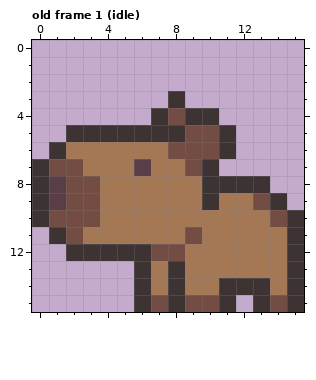
Pixel-art file, stored at transference/characters/players/sprites/capy.aseprite. This is how it looked before the edit.
16x16 pixels, 4 frames. Shown: old frame 1 (idle). The commit also changed other frames, which this record leaves out.
After:
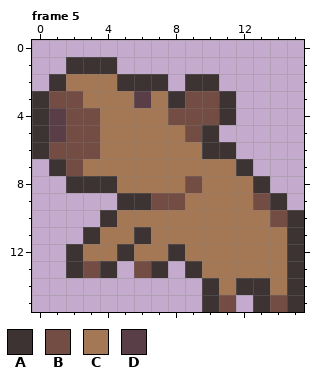
Palette (. is transparent): A #3d3333  B #734c44  C #a57855  D #593e47
A new or re-ordered frame is compared with the old frame closest to it.
Changes in this commit:
frames 4 -> 7
--- frame 5 is new; against old frame 1 (idle)
@@ x 0..15 @@
  0 ................
- 1 ................
- 2 ................
- 3 ........A.......
- 4 .......ABAA.....
- 5 ..AAAAAAABBA....
- 6 .ACCCCCCBBBA....
- 7 ABBCCCDCCBA.....
- 8 ADBBCCCCCCAAAA..
- 9 ADBBCCCCCCACCBA.
-10 ABBBCCCCCCCCCCBA
-11 .ABCCCCCCBCCCCCA
-12 ..AAAAABBCCCCCCA
-13 ......ACACCCCCCA
-14 ......ACACCAAACA
-15 ......ABABBA.ABA
+ 1 ..AAA...........
+ 2 .ACCCAAA.AA.....
+ 3 ABBCCCDCABBA....
+ 4 ADBBCCCCBBBA....
+ 5 ADBBCCCCCBA.....
+ 6 ABBBCCCCCCAA....
+ 7 .ABCCCCCCCCCA...
+ 8 ..AAACCCCBCCCA..
+ 9 .....AABBCCCCBA.
+10 ....ACCCCCCCCCBA
+11 ...ACCACCCCCCCCA
+12 ..ACCACCACCCCCCA
+13 ..ABA.BA.ACCCCCA
+14 ..........ACAACA
+15 ..........AB.ABA
